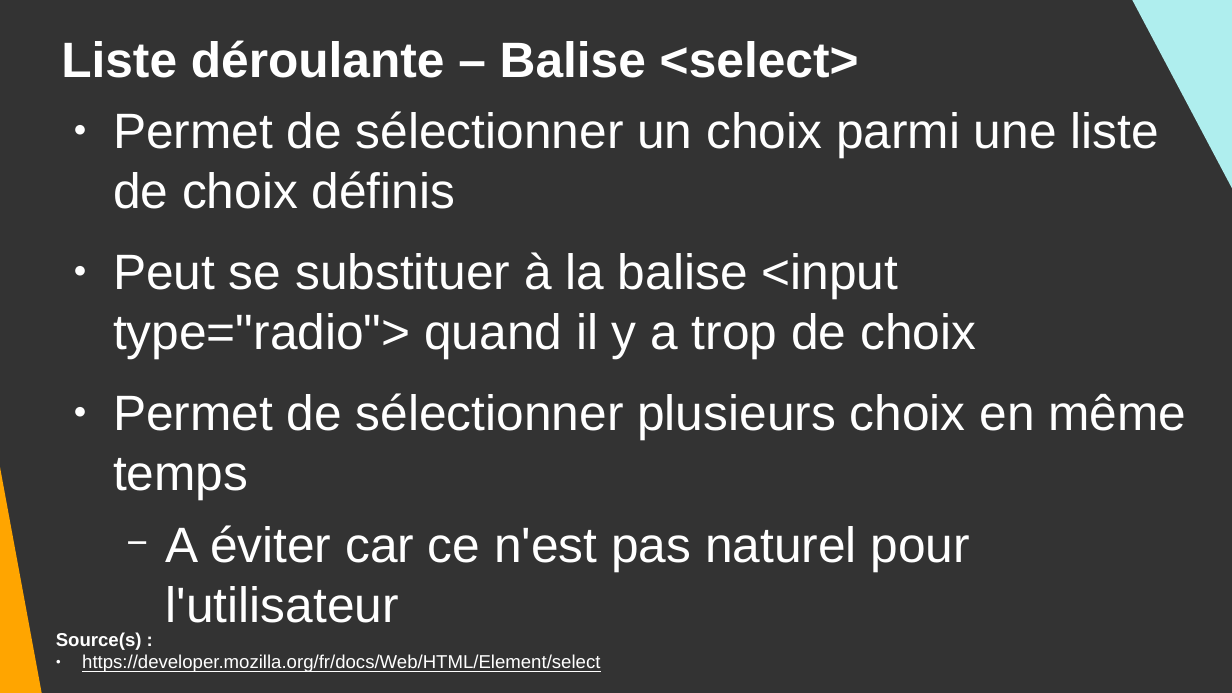
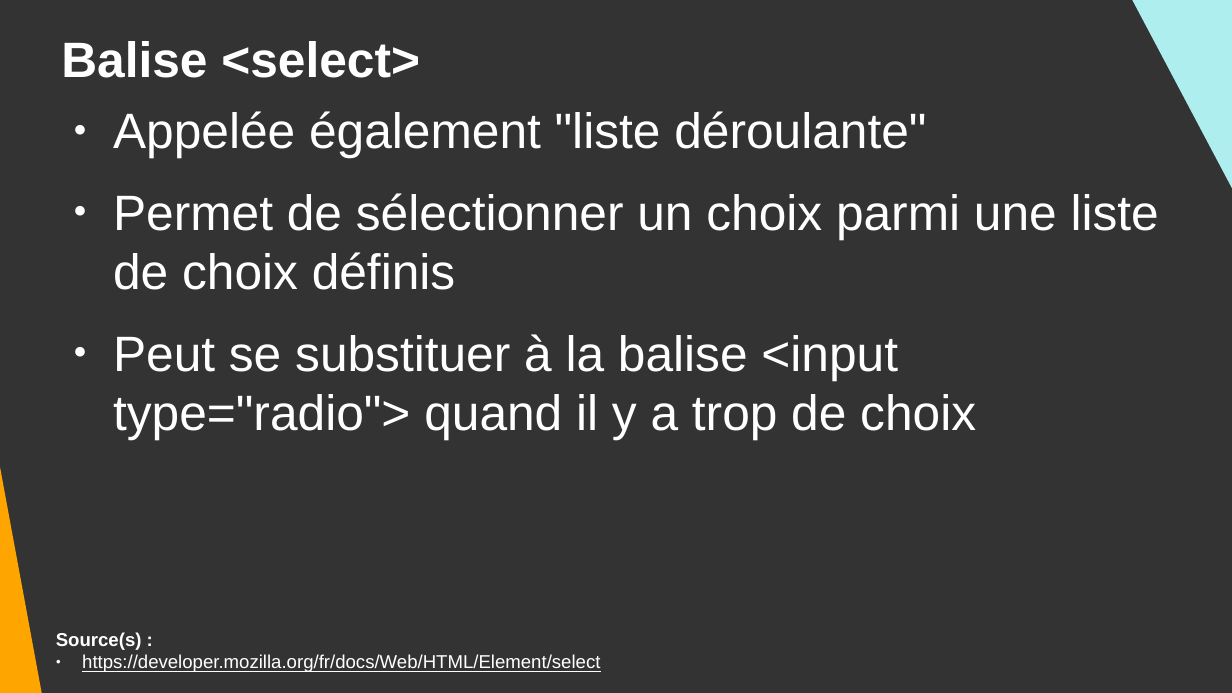
Before and after one commit to DanYellow/cours, a slide deck: slide 62 of integration-web-s1/travaux-pratiques/numero-2/presentation.odp. Drawn at 1232x693 pixels with LibreOffice and Linux fonts; fonts in the diff are those of the drawing. Boxes give left, top, right and bottom in pixels: in the first picture for what was removed or moved away, otherwise in the second. Text is boxed around its words. In the diff, an @@ line names an element or a change of style, - is before the commit and + after.

```diff
--- a/integration-web-s1/travaux-pratiques/numero-2/presentation.odp
+++ b/integration-web-s1/travaux-pratiques/numero-2/presentation.odp
@@ title at (x1=61, y1=41, x2=420, y2=78): text changed @@
-Liste déroulante – Balise <select>
+Balise <select>
@@ text at (x1=113, y1=111, x2=926, y2=158): paragraph added @@
+● Appelée également "liste déroulante"
@@ text at (x1=113, y1=393, x2=1186, y2=572): paragraphs removed @@
-● Permet de sélectionner plusieurs choix en même temps
-  − A éviter car ce n'est pas naturel pour l'utilisateur
```
Also in this commit, not shown: 7 other slides changed, 2 slides added, 1 other file.
